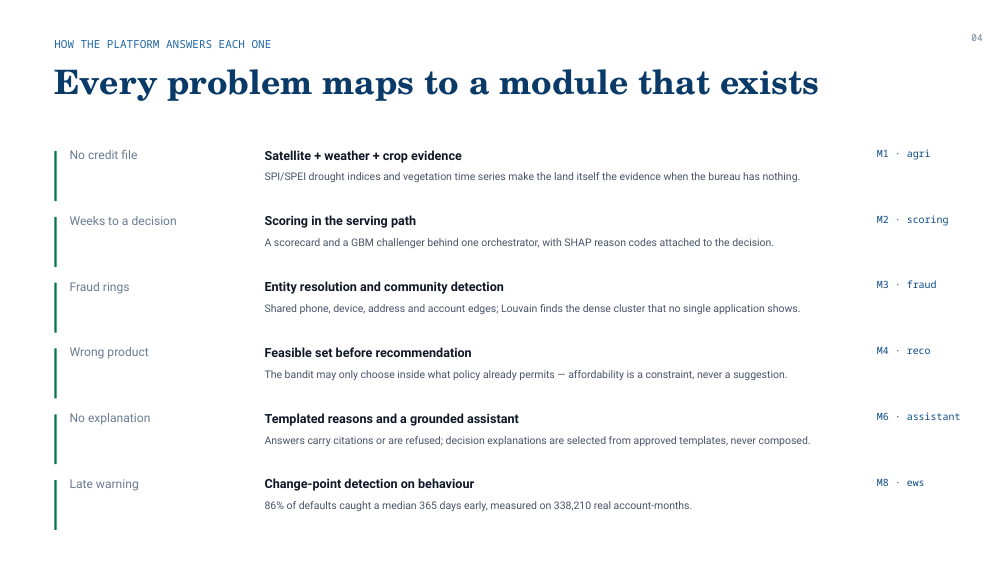
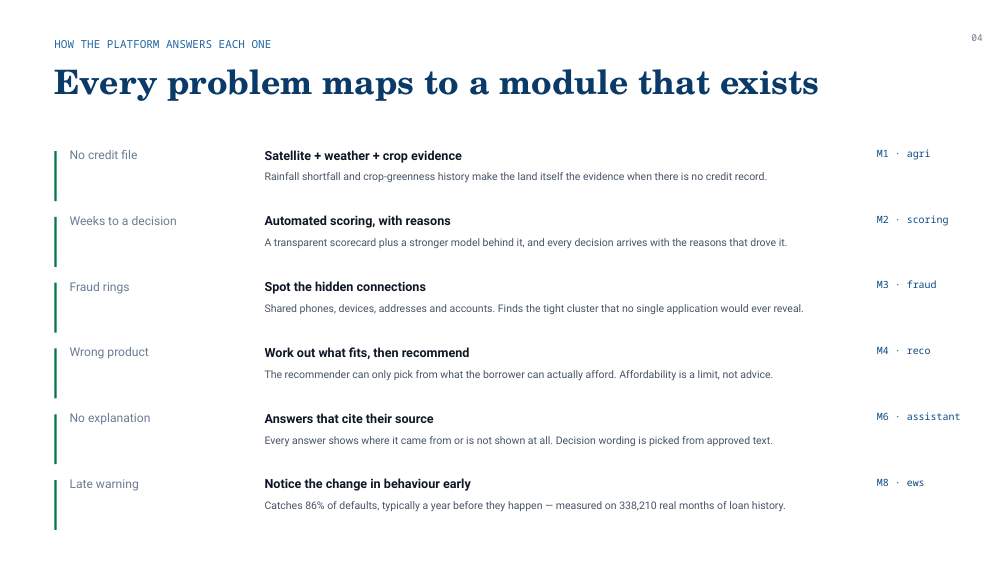
Before and after one commit to Divanshu0212/AILendingHub, a slide deck: slide 4 of Lending_Hub_EPIC_8.pptx. Drawn at 1008x567 pixels with LibreOffice and Linux fonts; fonts in the diff are those of the drawing. Boxes give left, top, right and bottom in pixels: in the first picture for what was removed or moved away, otherwise in the second. Text is boxed around its words. In the diff, an @@ line names an element or a change of style, - is before the commit and + after.

Commit message:
deck: plain English, so the slides explain themselves
44 passages rewritten across all 15 slides. Not one number, claim or
finding changed — only the words around them.

The deck was written for someone who already knew the vocabulary. A
judge reading "SPI/SPEI drought indices and vegetation time series"
learns nothing they did not already know; "rainfall shortfall and
crop-greenness history" says the same thing to everyone in the room.
Similar for "GBM challenger" (a stronger model behind it), "the bandit
ranks inside what policy permits" (the recommender can only pick what
the borrower can afford), and "unattributable" (a number nobody can
trace).

The findings needed it most, because they are the strongest content and
were the least readable. P6-F1 went from "uplift from observational logs
is unidentifiable" to "you cannot tell whether an action helped unless
you also left some customers alone" — same claim, no glossary required.

Re-rendered and inspected slides 2, 3, 4 and 5 after rewriting, since
shorter or longer text can reflow into a collision. No overflow, no
overprinting; the layout work from the previous commit still holds.

```diff
--- a/Lending_Hub_EPIC_8.pptx
+++ b/Lending_Hub_EPIC_8.pptx
@@ text at bbox=[265, 172, 768, 182]: text changed @@
-SPI/SPEI drought indices and vegetation time series make the land itself the evidence when the bureau has nothing.
+Rainfall shortfall and crop-greenness history make the land itself the evidence when there is no credit record.
@@ text at bbox=[265, 238, 788, 248]: text changed @@
-A scorecard and a GBM challenger behind one orchestrator, with SHAP reason codes attached to the decision.
+A transparent scorecard plus a stronger model behind it, and every decision arrives with the reasons that drove it.
@@ text at bbox=[265, 215, 451, 228]: text changed @@
-Scoring in the serving path
+Automated scoring, with reasons
@@ text at bbox=[265, 281, 426, 294]: text changed @@
-Entity resolution and community detection
+Spot the hidden connections
@@ text at bbox=[265, 304, 804, 314]: text changed @@
-Shared phone, device, address and account edges; Louvain finds the dense cluster that no single application shows.
+Shared phones, devices, addresses and accounts. Finds the tight cluster that no single application would ever reveal.
@@ text at bbox=[265, 347, 470, 359]: text changed @@
-Feasible set before recommendation
+Work out what fits, then recommend
@@ text at bbox=[265, 370, 773, 380]: text changed @@
-The bandit may only choose inside what policy already permits — affordability is a constraint, never a suggestion.
+The recommender can only pick from what the borrower can actually afford. Affordability is a limit, not advice.
@@ text at bbox=[265, 413, 433, 423]: text changed @@
-Templated reasons and a grounded assistant
+Answers that cite their source
@@ text at bbox=[265, 436, 773, 446]: text changed @@
-Answers carry citations or are refused; decision explanations are selected from approved templates, never composed.
+Every answer shows where it came from or is not shown at all. Decision wording is picked from approved text.
@@ text at bbox=[265, 478, 471, 491]: text changed @@
-Change-point detection on behaviour
+Notice the change in behaviour early
@@ text at bbox=[265, 501, 786, 511]: text changed @@
-86% of defaults caught a median 365 days early, measured on 338,210 real account-months.
+Catches 86% of defaults, typically a year before they happen — measured on 338,210 real months of loan history.
```
Also in this commit, not shown: 11 other slides changed, 1 other file.
